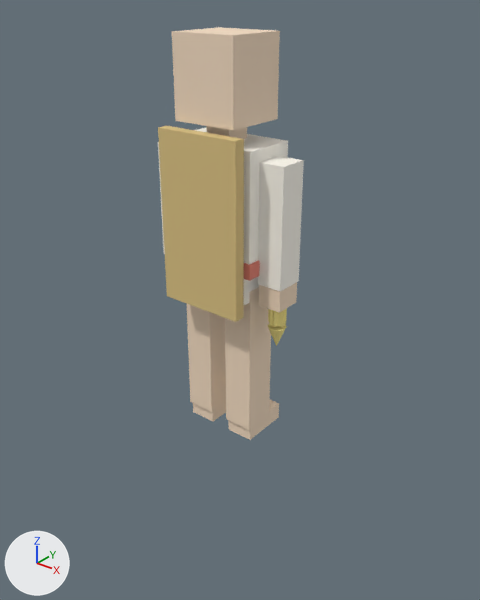
What one commit did to the glTF model characters/zeus.glb.
Rendered twice from a 50 mm lens placed at (2.1, -2.52, 2.4), pointed at (0.0, 0.11, 0.77). The lights are fixed; the arrows at lower left show +X, +Y and +Z. The older version comes first. Where no turn or scale is listed for an object, it has been applied to the vertices. Vertices at exactly the same position are counted once.

The first picture shows 'arm_L_upper', 'arm_R_hand', 'arm_R_upper', 'head', 'leg_L_shin', 'leg_R_foot', 'leg_R_shin', 'outfit_belt_0', 'outfit_cloak_0', 'prop_bolt_0', 'prop_bolt_1', 'torso' and 4 more.
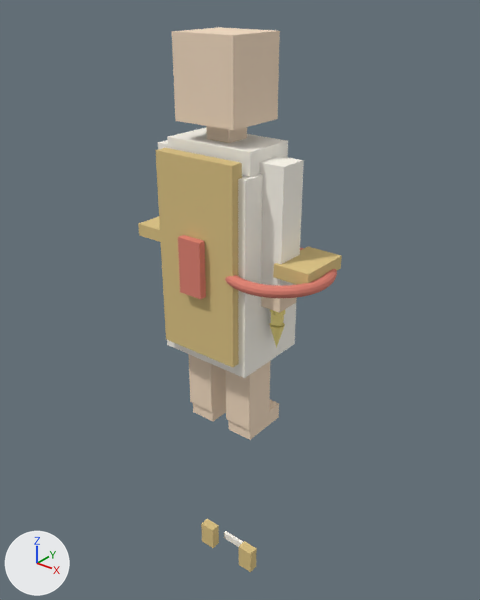
Location of each change, [x1, y1, x2, y2] in pixels of the pictures (480 x 600 px; the box of a moved part takes in the faces that stretch with it):
'outfit_cloak_0', recoloured, reshaped, moved, rescaled (12% taller): before [158, 126, 244, 322]; after [155, 148, 242, 367]
'outfit_tunic_0', added: after [167, 174, 296, 378]
'outfit_armor_1', added (yellow): after [273, 247, 342, 285]
'outfit_armor_4', added: after [178, 235, 206, 299]
'prop_bolt_4', added (pink): after [225, 247, 337, 298]
'outfit_sandals_1', added (yellow): after [239, 541, 257, 572]
'outfit_sandals_0', added: after [201, 519, 219, 548]
'outfit_armor_2', added: after [138, 216, 161, 242]
'outfit_belt_0', recoloured: [244, 260, 260, 281] in both
'arm_L_upper', recoloured: [158, 140, 168, 254] in both
'prop_bolt_1', recoloured, reshaped, rescaled: before [268, 308, 287, 327]; after [270, 310, 285, 316]
'outfit_sandals_2', added: after [224, 531, 243, 547]
part 1 of me_cube_019, moved or reshaped: before [158, 126, 244, 322]; after [167, 174, 296, 378]

Edits to the bpy script that builds the scene:
```text
Change me_cube_011:
    where me_cube_011.from_pydata(...)  # 8 vertices, 12 faces; spans x -1.0..1.0, y -1.0..1.0, z -1.0..1.0
    remove me_cube_011.materials.append(mat_zeus_skin)  # beige #f5ddc2
    add me_cube_011.materials.append(mat_zeus_primary)  # white #fffbf1
Change me_cube_013:
    where me_cube_013.from_pydata(...)  # 8 vertices, 12 faces; spans x -1.0..1.0, y -1.0..1.0, z -1.0..1.0
    remove me_cube_013.materials.append(mat_zeus_skin)  # beige #f5ddc2
    add me_cube_013.materials.append(mat_zeus_primary)  # white #fffbf1
Change me_cube_020:
    where me_cube_020.from_pydata(...)  # 8 vertices, 12 faces; spans x -1.0..1.0, y -1.0..1.0, z -1.0..1.0
    remove me_cube_020.materials.append(mat_zeus_gold)  # yellow #ffee93
    add me_cube_020.materials.append(mat_zeus_accent)  # pink #e18272
Change me_cube_019:
    used by ob_outfit_cloak_0; parent = ob_zeus; location = (0.0, -0.2, 1.3); scale = (0.24, 0.03, 0.45)
    remove me_cube_019.from_pydata(...)  # 8 vertices, 12 faces; spans x -1.0..1.0, y -1.0..1.0, z -1.0..1.0
    remove me_cube_019.materials.append(mat_zeus_secondary)  # yellow #dcc383
    add me_cube_019.from_pydata(...)  # 8 vertices, 12 faces; spans x -0.28..0.28, y -0.23..0.23, z -0.52..0.52
    me_cube_019 part 1: the whole mesh is scaled about its middle by (0.28, 0.23, 0.525)
    add me_cube_019.materials.append(mat_zeus_primary)  # white #fffbf1
Add me_cube_023:
    me_cube_023.from_pydata(...)  # a box spanning x -1.0..1.0, y -1.0..1.0, z -1.0..1.0
    me_cube_023.materials.append(mat_zeus_secondary)  # yellow #dcc383
Add me_cube_034:
    me_cube_034.from_pydata(...)  # a box spanning x -1.0..1.0, y -1.0..1.0, z -1.0..1.0
    me_cube_034.materials.append(mat_zeus_gold)  # yellow #ffee93
Change ob_arm_r_upper:
    ob_arm_r_upper: bpy.data.objects.new('arm_R_upper', me_cube_012) -> bpy.data.objects.new('arm_R_upper', me_cube_013)
Change ob_prop_bolt_1:
    ob_prop_bolt_1: bpy.data.objects.new('prop_bolt_1', me_cube_021) -> bpy.data.objects.new('prop_bolt_1', me_cube_034)
    ob_prop_bolt_1.scale: (0.035, 0.035, 0.15) -> (0.03, 0.03, 0.09)
Change ob_leg_l_shin:
    ob_leg_l_shin: bpy.data.objects.new('leg_L_shin', me_cube_014) -> bpy.data.objects.new('leg_L_shin', me_cube_015)
Change ob_leg_r_shin:
    ob_leg_r_shin: bpy.data.objects.new('leg_R_shin', me_cube_016) -> bpy.data.objects.new('leg_R_shin', me_cube_017)
Change ob_outfit_belt_0:
    ob_outfit_belt_0: bpy.data.objects.new('outfit_belt_0', me_cube_018) -> bpy.data.objects.new('outfit_belt_0', me_cube_020)
Change ob_outfit_cloak_0:
    ob_outfit_cloak_0: bpy.data.objects.new('outfit_cloak_0', me_cube_019) -> bpy.data.objects.new('outfit_cloak_0', me_cube_023)
    ob_outfit_cloak_0.location: (0.0, -0.2, 1.3) -> (0.0, -0.22, 1.12)
    ob_outfit_cloak_0.scale: (0.24, 0.03, 0.45) -> (0.24, 0.035, 0.525)
Add ob_outfit_tunic_0:
    ob_outfit_tunic_0 = bpy.data.objects.new('outfit_tunic_0', me_cube_019)
    ob_outfit_tunic_0.location = (0.0, 0.02, 1.05)
Add ob_outfit_sandals_2:
    ob_outfit_sandals_2 = bpy.data.objects.new('outfit_sandals_2', me_cube_032)  # a box spanning x -0.09..0.09, y -0.01..0.01, z -0.025..0.025; in mat_zeus_primary (white #fffbf1)
    ob_outfit_sandals_2.location = (0.0, 0.05, -1.0)
Add ob_outfit_sandals_1:
    ob_outfit_sandals_1 = bpy.data.objects.new('outfit_sandals_1', me_cube_031)  # a box spanning x -0.05..0.05, y -0.03..0.03, z -0.08..0.08; in mat_zeus_secondary (yellow #dcc383)
    ob_outfit_sandals_1.location = (0.16, -0.02, -0.98)
Add ob_outfit_sandals_0:
    ob_outfit_sandals_0 = bpy.data.objects.new('outfit_sandals_0', me_cube_031.copy())
    ob_outfit_sandals_0.location = (-0.16, -0.02, -0.98)
Add ob_outfit_armor_4:
    ob_outfit_armor_4 = bpy.data.objects.new('outfit_armor_4', me_cube_029)  # a box spanning x -0.07..0.07, y -0.02..0.02, z -0.15..0.15; in mat_zeus_accent (pink #e18272)
    ob_outfit_armor_4.location = (0.0, -0.28, 1.1)
Add ob_outfit_armor_2:
    ob_outfit_armor_2 = bpy.data.objects.new('outfit_armor_2', me_cube_027)  # a box spanning x -0.1..0.1, y -0.15..0.15, z -0.035..0.035; in mat_zeus_secondary (yellow #dcc383)
    ob_outfit_armor_2.location = (-0.47, 0.05, 1.12)
Add ob_outfit_armor_1:
    ob_outfit_armor_1 = bpy.data.objects.new('outfit_armor_1', me_cube_027.copy())
    ob_outfit_armor_1.location = (0.47, 0.05, 1.12)
Add ob_prop_bolt_4:
    ob_prop_bolt_4 = bpy.data.objects.new('prop_bolt_4', me_torus)  # a torus around z (ring radius 0.26, tube radius 0.03) spanning x -0.29..0.29, y -0.29..0.29, z -0.03..0.03; in mat_zeus_accent (pink #e18272)
    ob_prop_bolt_4.location = (0.33, 0.0, 1.08)
```
